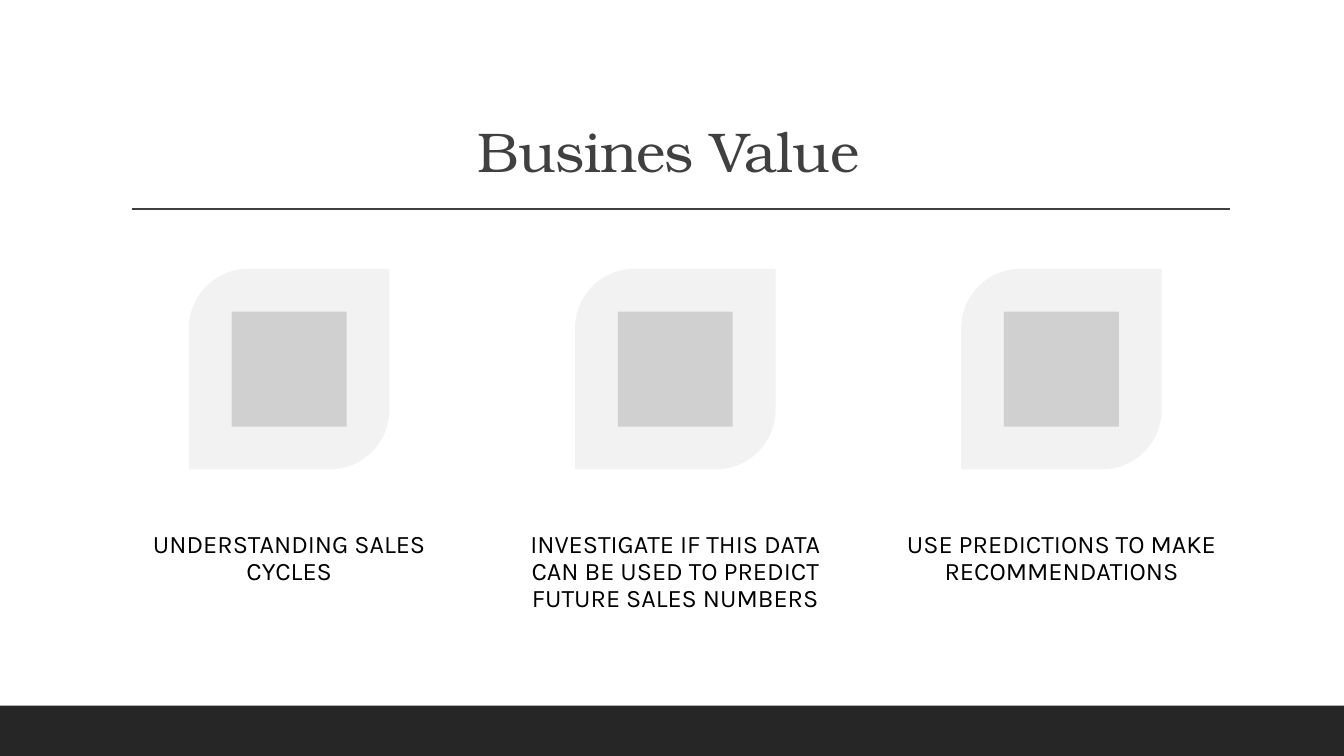
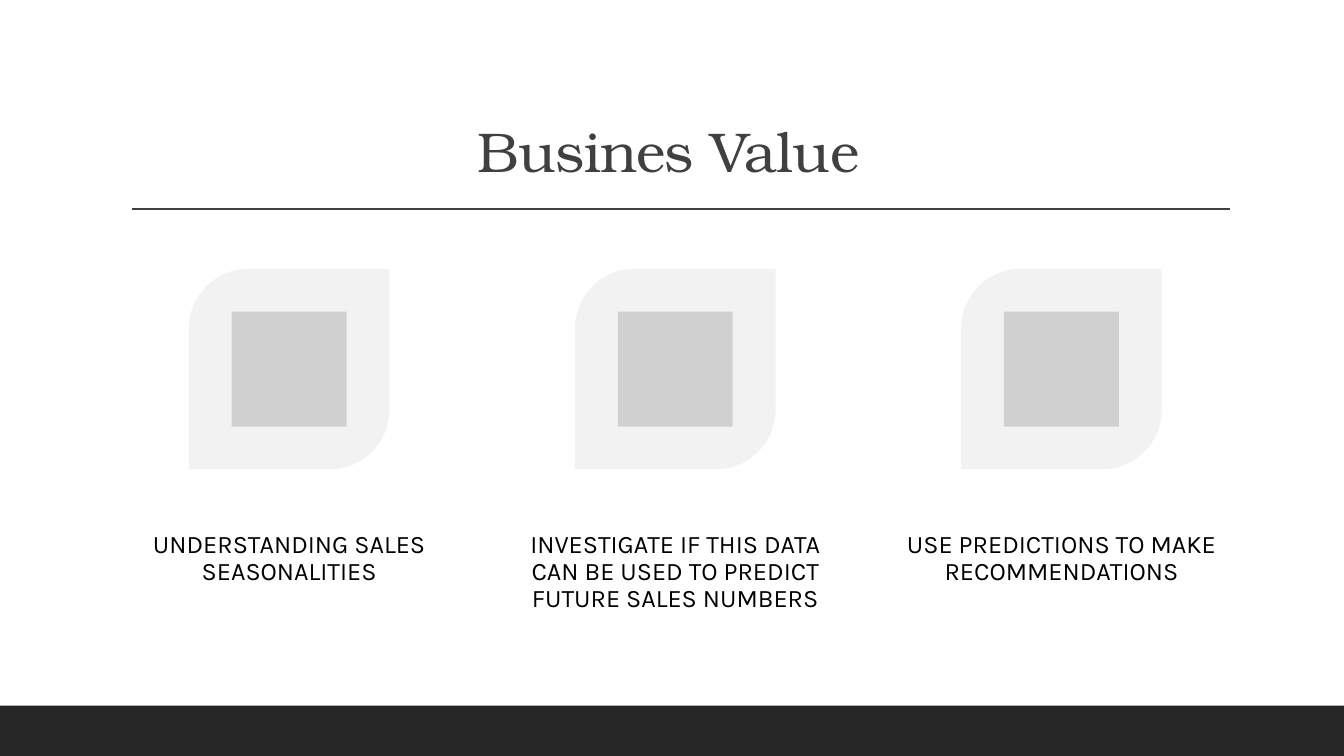
Before and after one commit to eriikcasstro/dsc-mod-4-project-v2-1-onl01-dtsc-pt-070620, a slide deck: slide 3 of XYZ Superstore Time Series Model.pptx. Drawn at 1344x756 pixels with LibreOffice and Linux fonts; fonts in the diff are those of the drawing; grey boxes stand for pictures. Boxes give left, top, right and bottom in pixels: in the first picture for what was removed or moved away, otherwise in the second. Text is boxed around its words. In the diff, an @@ line names an element or a change of style, - is before the commit and + after.

```diff
--- a/XYZ Superstore Time Series Model.pptx
+++ b/XYZ Superstore Time Series Model.pptx
@@ text at bbox=[153, 537, 425, 581]: text changed @@
-UNDERSTANDING SALES CYCLES
+UNDERSTANDING SALES SEASONALITIES
```
Also in this commit, not shown: 4 other slides changed, 1 slide added, 2 other files.
